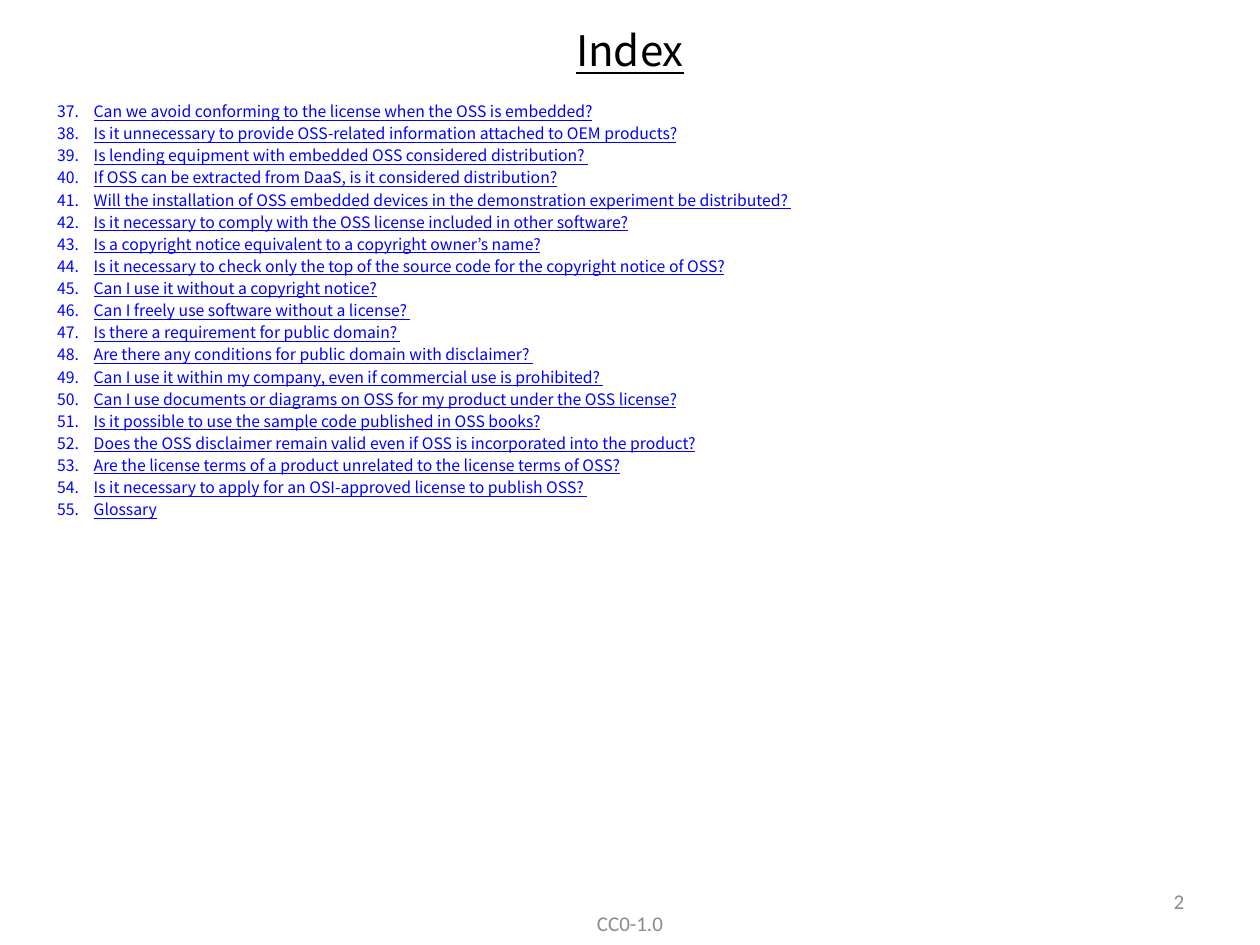
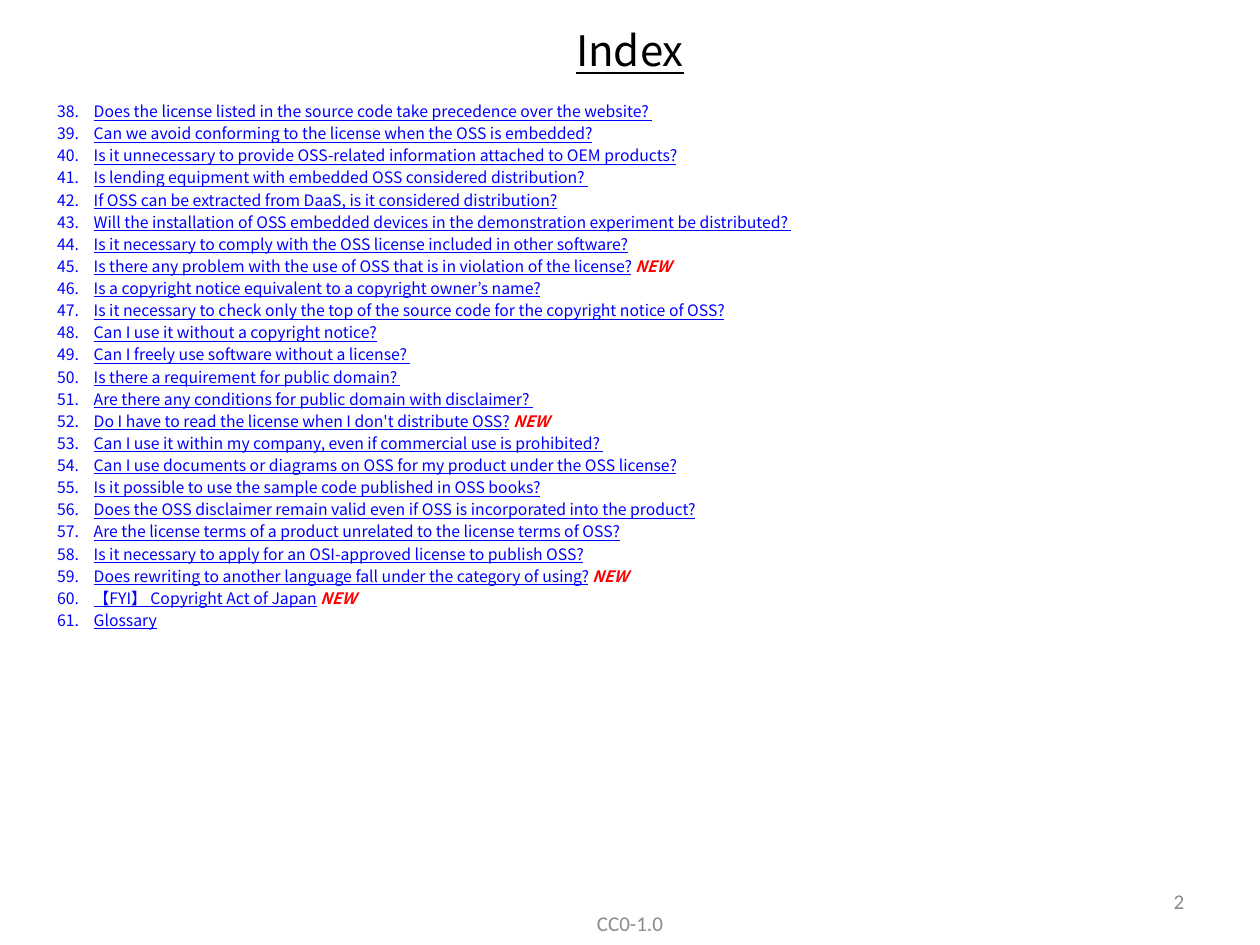
Before and after one commit to OpenChain-Project/OpenChain-JWG, a slide deck: slide 3 of Education_Material/FAQ/Misunderstandings_of_OSS_licenses_CC0.pptx. Drawn at 1260x945 pixels with LibreOffice and Linux fonts; fonts in the diff are those of the drawing. Boxes give left, top, right and bottom in pixels: in the first picture for what was removed or moved away, otherwise in the second. Text is boxed around its words. In the diff, an @@ line names an element or a change of style, - is before the commit and + after.

Commit message:
Update to V8.

```diff
--- a/Education_Material/FAQ/Misunderstandings_of_OSS_licenses_CC0.pptx
+++ b/Education_Material/FAQ/Misunderstandings_of_OSS_licenses_CC0.pptx
@@ text at [94,104,649,121]: paragraph added @@
+38. Does the license listed in the source code take precedence over the website?
@@ text at [94,259,671,276]: paragraph added @@
+45. Is there any problem with the use of OSS that is in violation of the license? NEW
@@ text at [94,414,549,430]: paragraph added @@
+52. Do I have to read the license when I don't distribute OSS? NEW
@@ text at [94,569,628,608]: paragraphs added @@
+59. Does rewriting to another language fall under the category of using? NEW
+60. 【FYI】 Copyright Act of Japan NEW
```
Also in this commit, not shown: 56 other slides changed, 6 slides added.
